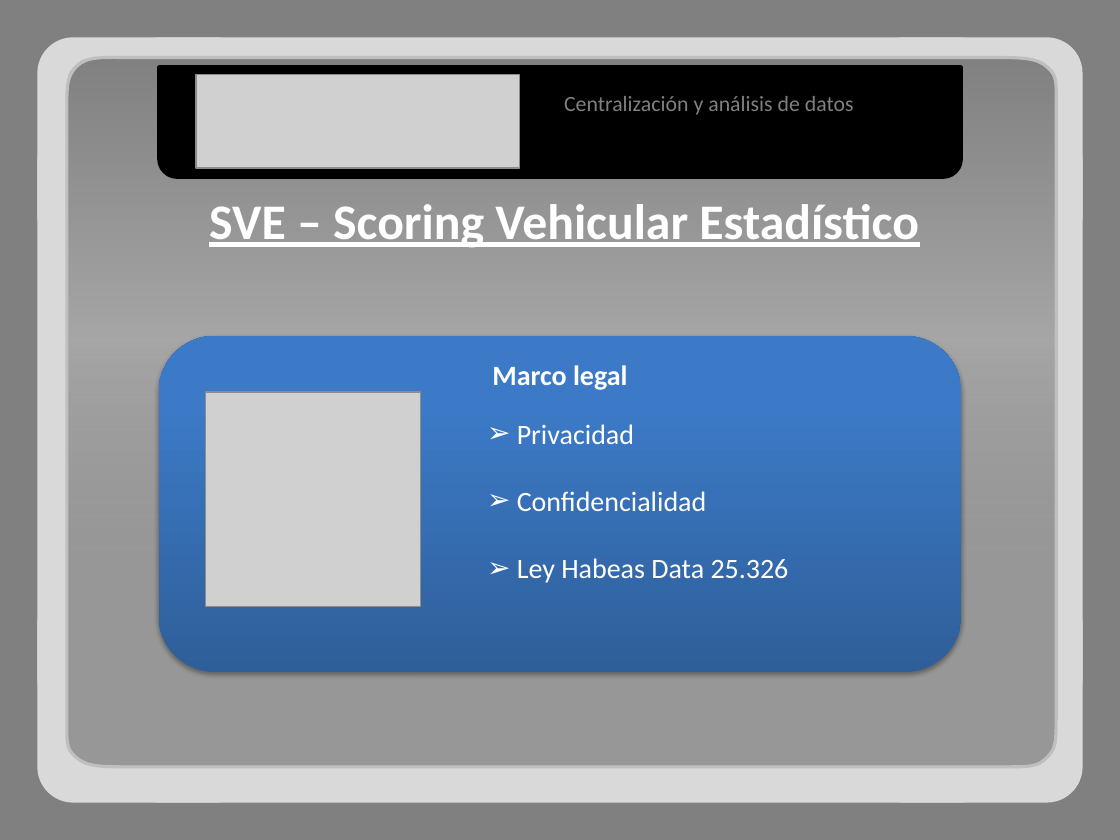
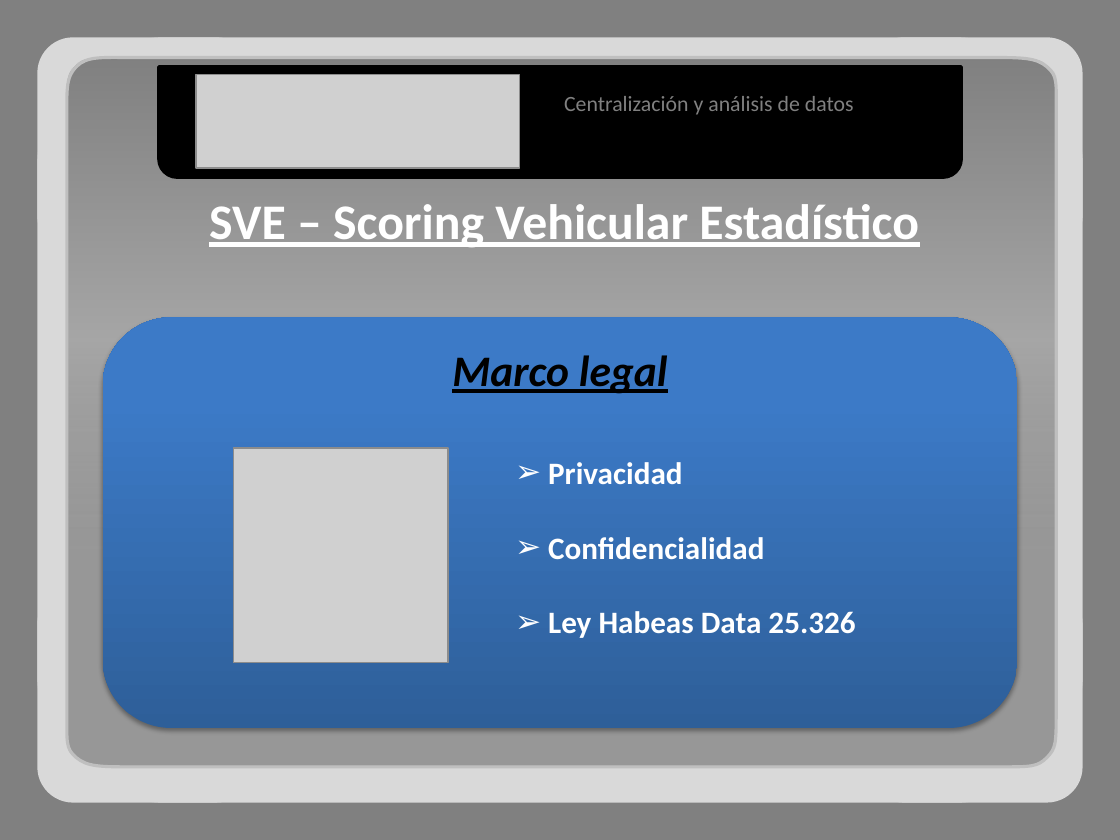
Before and after one commit to adrianachelotti/tallerdesarrollo1ero2011, a slide deck: slide 8 of Presentacion/Comercial/Presentacion Comercial.pptx. Drawn at 1120x840 pixels with LibreOffice and Linux fonts; fonts in the diff are those of the drawing; grey boxes stand for pictures. Boxes give left, top, right and bottom in pixels: in the first picture for what was removed or moved away, otherwise in the second. Text is boxed around its words. In the diff, an @@ line names an element or a change of style, - is before the commit and + after.

```diff
--- a/Presentacion/Comercial/Presentacion Comercial.pptx
+++ b/Presentacion/Comercial/Presentacion Comercial.pptx
@@ rounded rectangle "Marco legal": place and size @@
-rounded rectangle "Marco legal" at bbox=[159, 336, 962, 672]
+rounded rectangle "Marco legal" at bbox=[103, 317, 1018, 728]
@@ rounded rectangle "Marco legal" at bbox=[103, 317, 1018, 728]: size 18 to 28 pt, text colour #FFFFFF to #000000, italic on, underline on @@
@@ picture: place and size @@
-picture at bbox=[205, 392, 420, 607]
+picture at bbox=[233, 448, 448, 663]
@@ text "Privacidad": place and size @@
-text "Privacidad" at bbox=[517, 424, 789, 583]
+text "Privacidad" at bbox=[548, 462, 855, 638]
@@ text "Privacidad" at bbox=[548, 462, 855, 638]: size 18 to 20 pt, bold on @@
```
Also in this commit, not shown: 8 other slides changed, 2 slides added.
